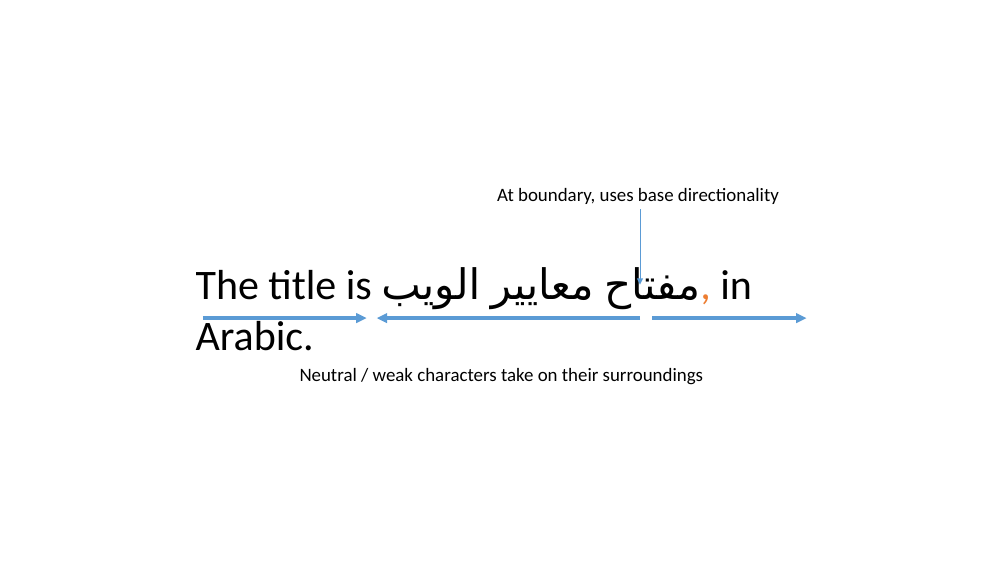
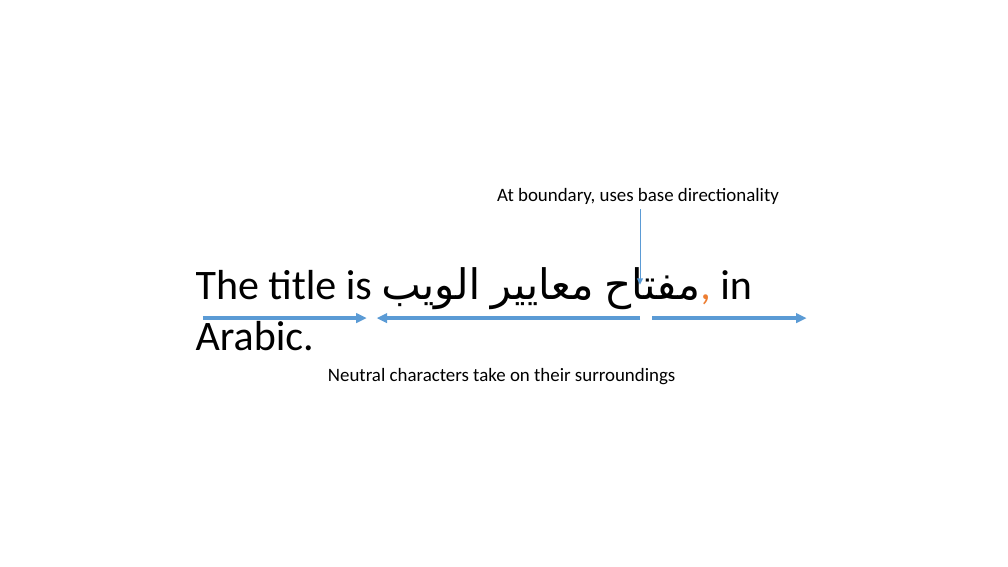
Before and after one commit to dsafa/rtl-demo, a slide deck: slide 19 of RTL.pptx. Drawn at 1008x567 pixels with LibreOffice and Linux fonts; fonts in the diff are those of the drawing. Boxes give left, top, right and bottom in pixels: in the first picture for what was removed or moved away, otherwise in the second. Text is boxed around its words. In the diff, an @@ line names an element or a change of style, - is before the commit and + after.

Commit message:
Update powerpoint

```diff
--- a/RTL.pptx
+++ b/RTL.pptx
@@ text at bbox=[328, 368, 675, 385]: text changed @@
-Neutral / weak characters take on their surroundings
+Neutral characters take on their surroundings
```
Also in this commit, not shown: 3 other slides changed.
